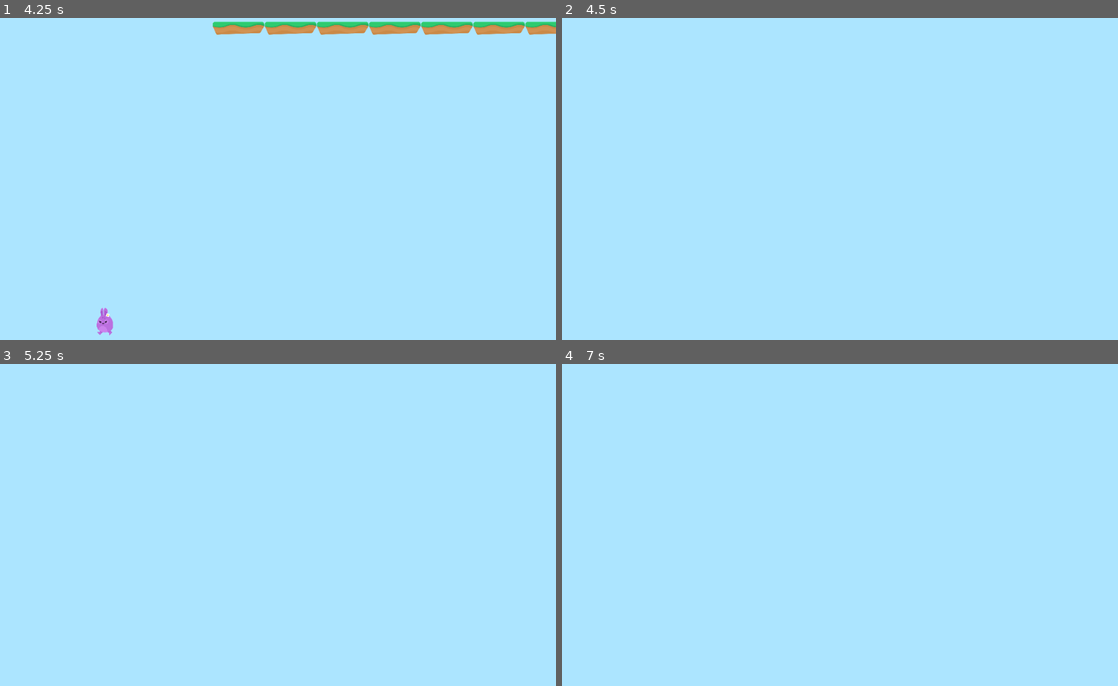
Above: before the commit, frames 1-4 (two rows, left to right).
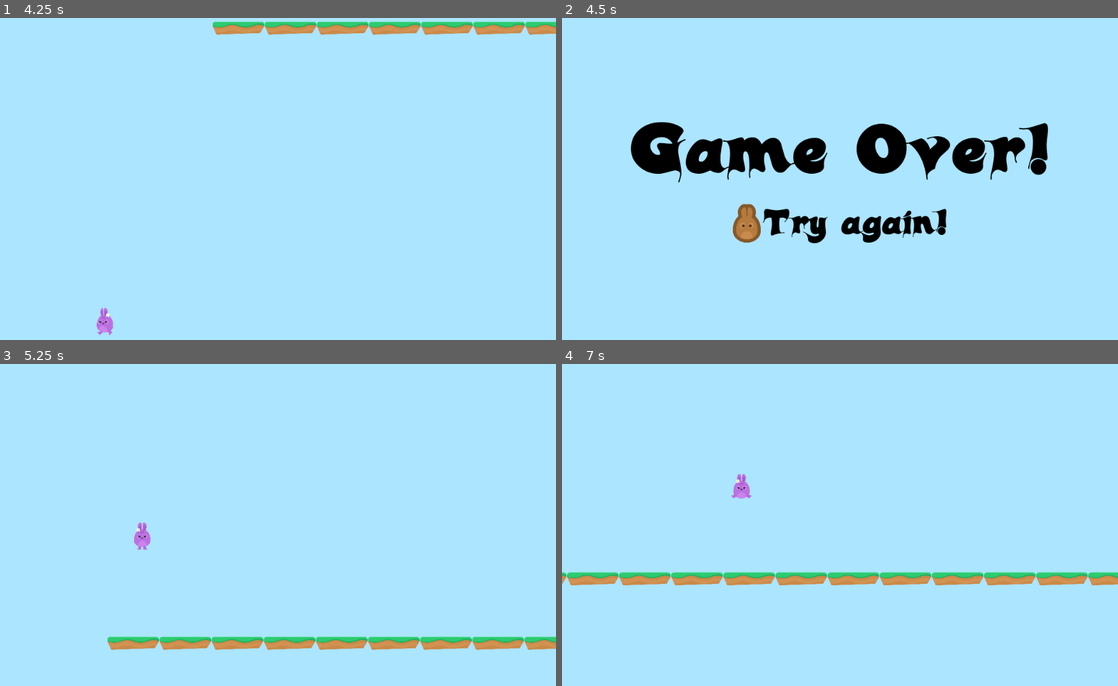
Above: after the commit, the same moments.

Repository: jruizluque/Godot2D_HoppyDays_3.1
Game: Godot game, scene res://Levels/Level1.tscn
The game is run twice, just before and just after one commit, with the same random seed, the same clock (stepped at 60 frames per second) and the same inputs.
Inputs (mouse positions are in pixels of both pictures, inside the frame that each line leads up to):
- Up to frame 1 (4.25 s): hold D (right) 0.53-2.03 s; tap W (jump) at 0.77, 1.52, 3.02, 3.77 s; hold A (left) from 2.03 s (still down)
- Up to frame 2 (4.5 s): release A (left) at 4.28 s; hold D (right) from 4.28 s (still down)
- Up to frame 3 (5.25 s): tap W (jump) at 4.52 s; release D (right) at 5 s; click (183, 573) at 5.02 s
- Up to frame 4 (7 s): hold D (right) from 5.78 s (still down); tap W (jump) at 6.77 s

Frame 1 is identical in both runs. In frame 2, 8.1% of the frame differs, in the area x 12-88%, y 32-70%; in frame 3, 3.2%; in frame 4, 4.0%.

Commit message:
The Game Over Screen

Diff:
--- /dev/null
+++ b/Levels/GameOver.gd
@@ -0,0 +1,4 @@
+extends Control
+
+func _on_RestartButton_pressed():
+	get_tree().change_scene("res://Levels/Level1.tscn")
--- /dev/null
+++ b/Levels/GameOver.tscn
@@ -0,0 +1,64 @@
+[gd_scene load_steps=7 format=2]
+
+[ext_resource path="res://Levels/GameOver.gd" type="Script" id=1]
+[ext_resource path="res://GFX/Background/bg_layer1.png" type="Texture" id=2]
+[ext_resource path="res://Fonts/candles_.ttf" type="DynamicFontData" id=3]
+[ext_resource path="res://GFX/HUD/lifes.png" type="Texture" id=4]
+
+[sub_resource type="DynamicFont" id=1]
+size = 128
+use_filter = true
+font_data = ExtResource( 3 )
+
+[sub_resource type="DynamicFont" id=2]
+size = 64
+font_data = ExtResource( 3 )
+
+[node name="GameOver" type="Control"]
+anchor_right = 1.0
+anchor_bottom = 1.0
+script = ExtResource( 1 )
+
+[node name="TextureRect" type="TextureRect" parent="."]
+anchor_right = 1.0
+anchor_bottom = 1.0
+texture = ExtResource( 2 )
+expand = true
+
+[node name="CenterContainer" type="CenterContainer" parent="."]
+anchor_right = 1.0
+anchor_bottom = 1.0
+
+[node name="VBoxContainer" type="VBoxContainer" parent="CenterContainer"]
+margin_left = 125.0
+margin_top = 175.0
+margin_right = 898.0
+margin_bottom = 425.0
+
+[node name="Label" type="Label" parent="CenterContainer/VBoxContainer"]
+margin_right = 773.0
+margin_bottom = 164.0
+custom_fonts/font = SubResource( 1 )
+custom_colors/font_color = Color( 0, 0, 0, 1 )
+text = "Game Over!"
+
+[node name="HBoxContainer" type="HBoxContainer" parent="CenterContainer/VBoxContainer"]
+margin_top = 168.0
+margin_right = 773.0
+margin_bottom = 250.0
+alignment = 1
+
+[node name="RestartButton" type="TextureButton" parent="CenterContainer/VBoxContainer/HBoxContainer"]
+margin_left = 189.0
+margin_right = 241.0
+margin_bottom = 82.0
+texture_normal = ExtResource( 4 )
+
+[node name="Label" type="Label" parent="CenterContainer/VBoxContainer/HBoxContainer"]
+margin_left = 245.0
+margin_right = 584.0
+margin_bottom = 82.0
+custom_fonts/font = SubResource( 2 )
+custom_colors/font_color = Color( 0, 0, 0, 1 )
+text = "Try again!"
+[connection signal="pressed" from="CenterContainer/VBoxContainer/HBoxContainer/RestartButton" to="." method="_on_RestartButton_pressed"]
--- a/Player/Player.gd
+++ b/Player/Player.gd
@@ -6,6 +6,7 @@
 const GRAVITY = 150
 const UP = Vector2(0,-1)
 const JUMP_SPEED = 3500
+const WORLD_LIMIT = 4000
 
 signal animate
 
@@ -18,6 +19,8 @@
 	move_and_slide(motion, UP)
 
 func apply_gravity():
+	if position.y > WORLD_LIMIT:
+		end_game()
 	if is_on_floor():
 		motion.y = 0
 	elif is_on_ceiling():
@@ -39,3 +42,6 @@
 
 func animate():
 	emit_signal("animate", motion)
+
+func end_game():
+	get_tree().change_scene("res://Levels/GameOver.tscn")
